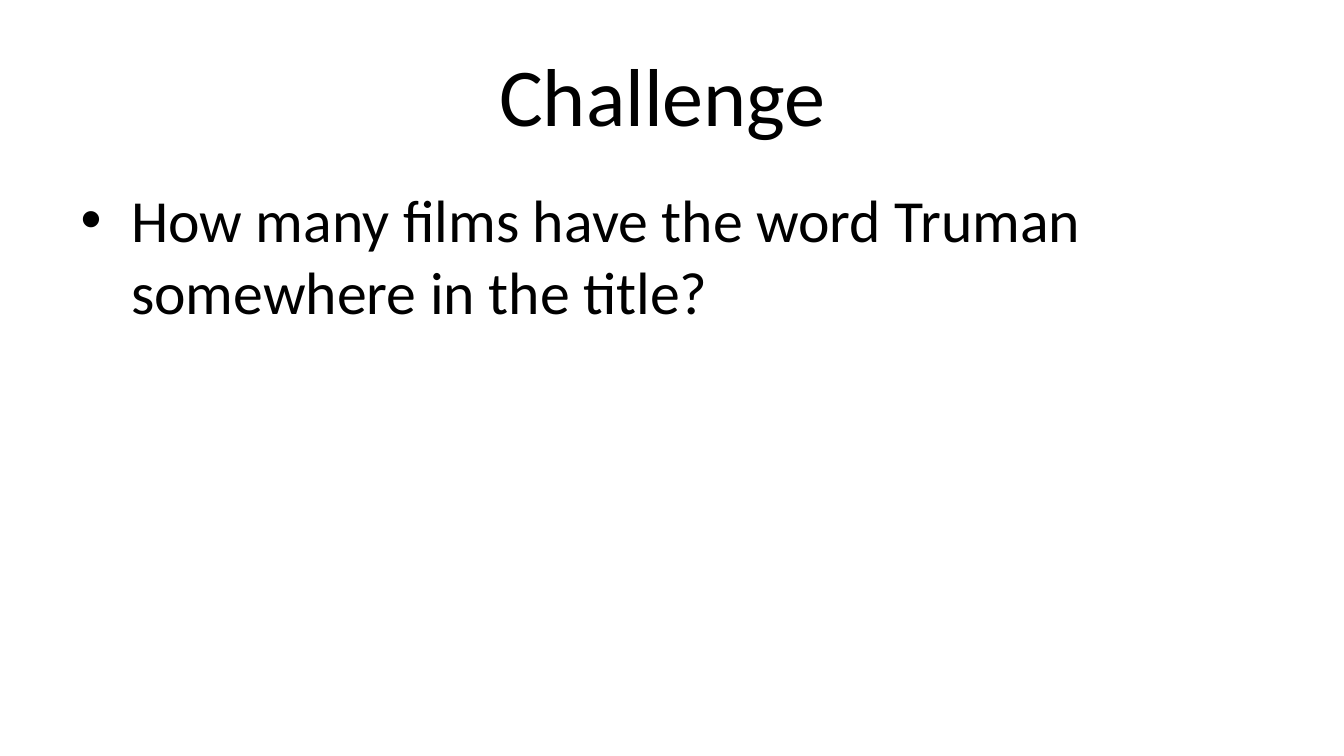
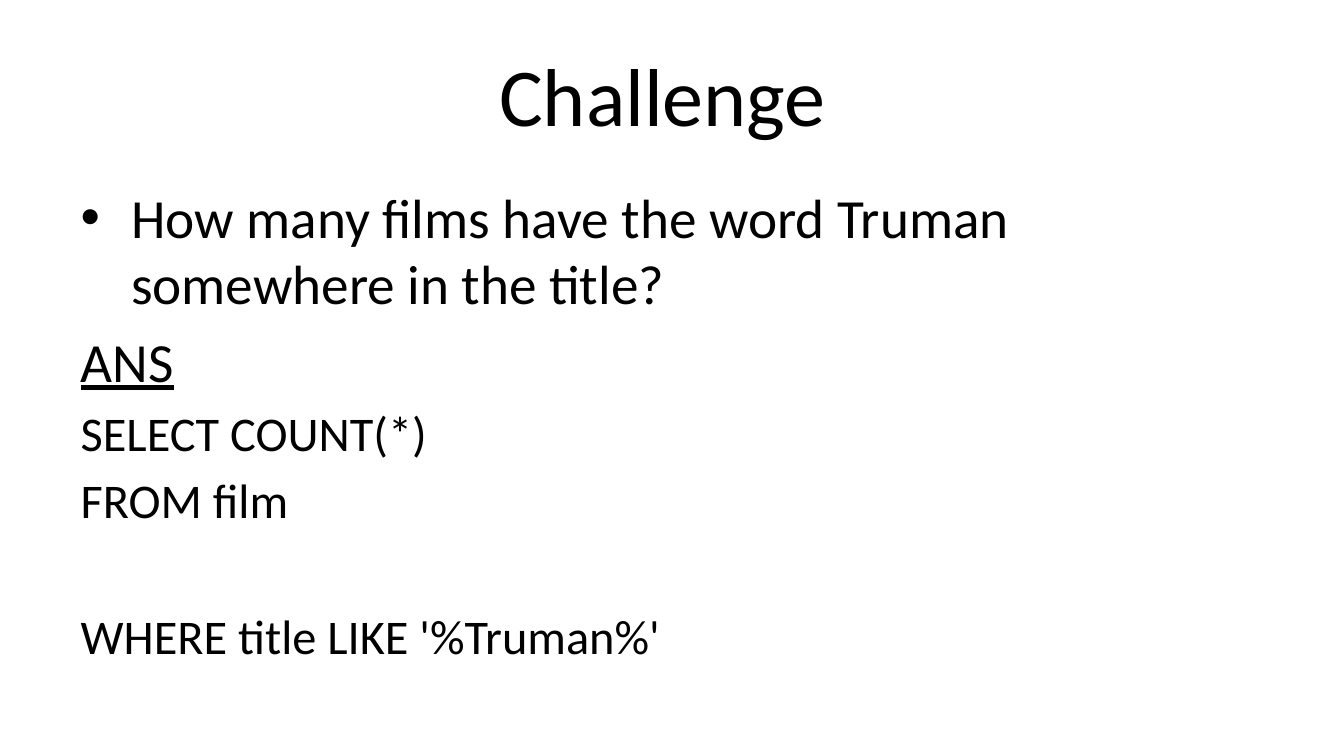
Before and after one commit to N-Chaiyatorn/pythonjourney, a slide deck: slide 19 of sql/1_fundamentals/general+challenge+1.pptx (slide 18 before the commit). Drawn at 1344x756 pixels with LibreOffice and Linux fonts; fonts in the diff are those of the drawing. Boxes give left, top, right and bottom in pixels: in the first picture for what was removed or moved away, otherwise in the second. Text is boxed around its words. In the diff, an @@ line names an element or a change of style, - is before the commit and + after.

Commit message:
Send challenge sec1

```diff
--- a/sql/1_fundamentals/general+challenge+1.pptx
+++ b/sql/1_fundamentals/general+challenge+1.pptx
@@ text at box(131, 199, 1008, 305): size 32 to 29.6 pt in "How many films have the word Truman ..." @@
@@ text at box(81, 346, 659, 655): paragraphs added @@
+ANS
+SELECT COUNT(*)
+FROM film
+WHERE title LIKE '%Truman%'
```
Also in this commit, not shown: 5 other slides changed, 1 slide added.
